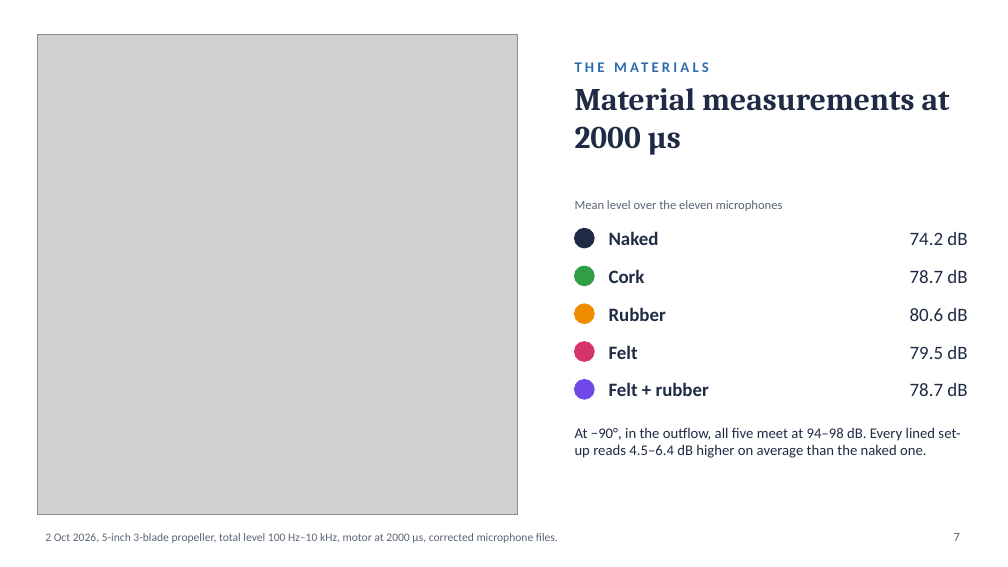
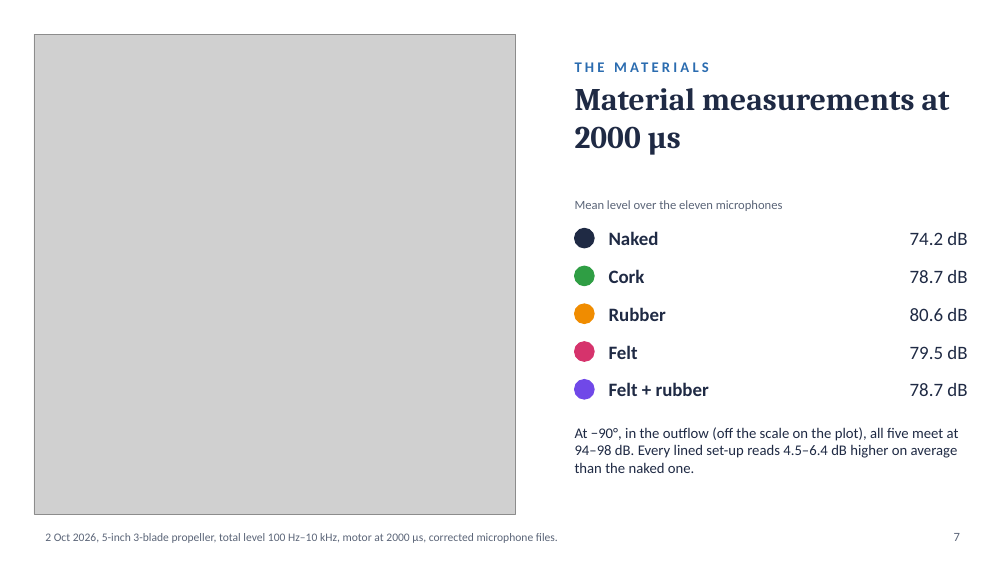
Before and after one commit to asdfgh0318/SoundVisualizer, a slide deck: slide 7 of docs/analysis/chamber-final-2026-10-01/slides/chamber-slides.pptx. Drawn at 1008x567 pixels with LibreOffice and Linux fonts; fonts in the diff are those of the drawing; grey boxes stand for pictures. Boxes give left, top, right and bottom in pixels: in the first picture for what was removed or moved away, otherwise in the second. Text is boxed around its words. In the diff, an @@ line names an element or a change of style, - is before the commit and + after.

```diff
--- a/docs/analysis/chamber-final-2026-10-01/slides/chamber-slides.pptx
+++ b/docs/analysis/chamber-final-2026-10-01/slides/chamber-slides.pptx
@@ picture: place and size @@
-picture at box(38, 34, 518, 514)
+picture at box(34, 34, 516, 514)
@@ text at box(575, 427, 959, 473): text changed @@
-At −90°, in the outflow, all five meet at 94–98 dB. Every lined set-up reads 4.5–6.4 dB higher on average than the naked one.
+At −90°, in the outflow (off the scale on the plot), all five meet at 94–98 dB. Every lined set-up reads 4.5–6.4 dB higher on average than the naked one.
```
Also in this commit, not shown: 3 other files.
